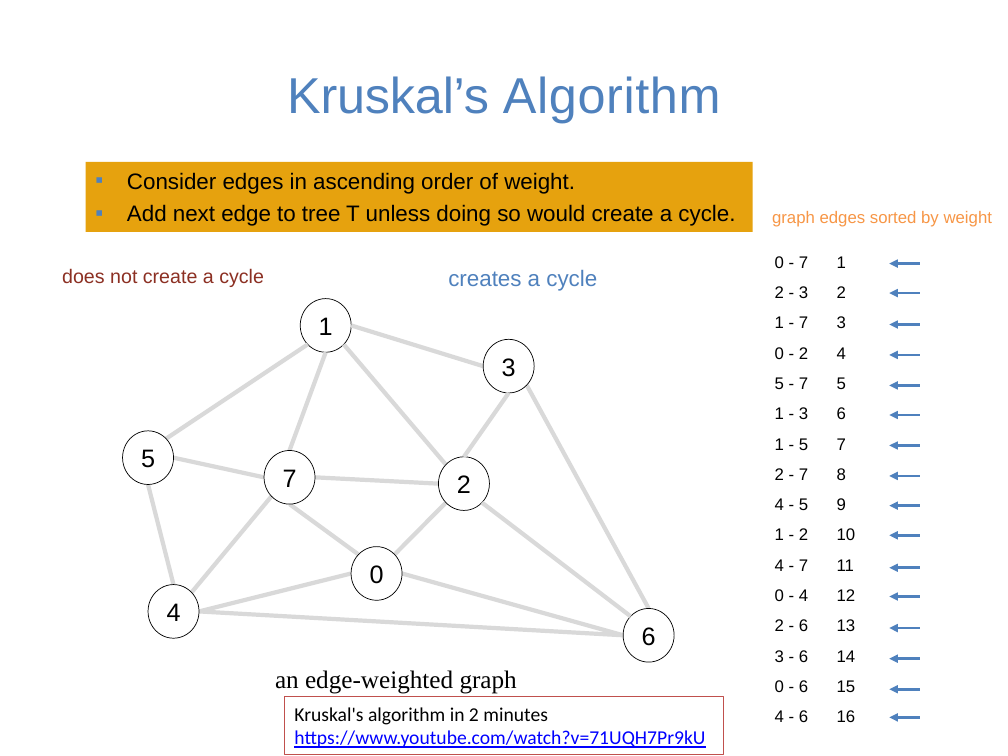
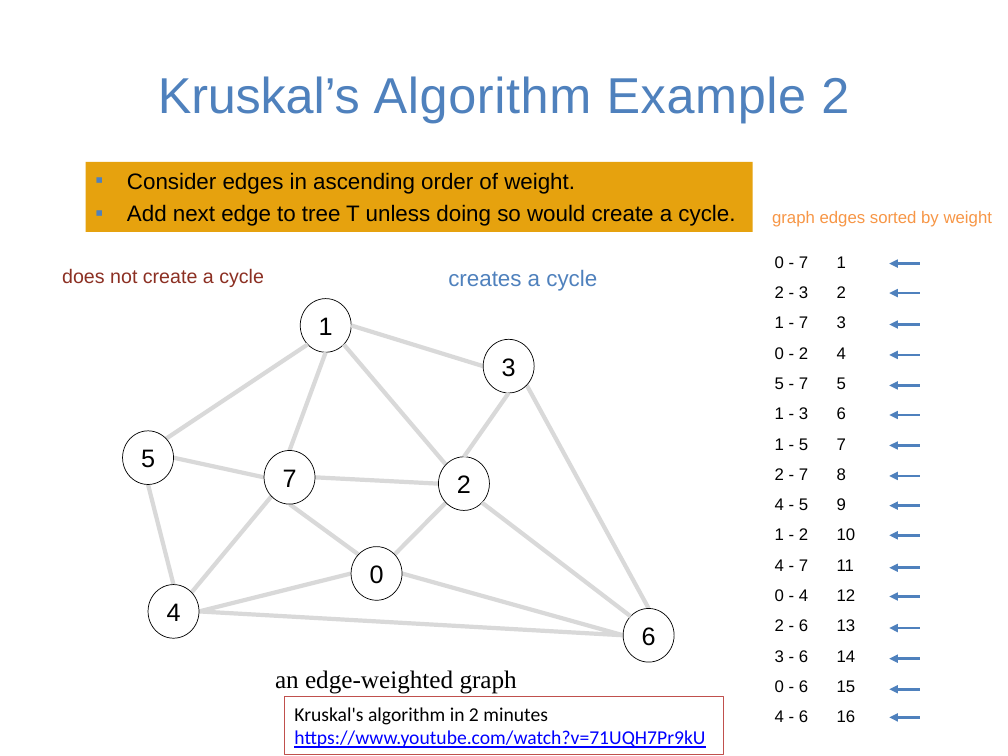
Before and after one commit to guhofstra/CSC111Fa25, a slide deck: slide 21 of PPTs/Lecture 12-minimum spanning trees.pptx (slide 5 before the commit). Drawn at 1008x756 pixels with LibreOffice and Linux fonts; fonts in the diff are those of the drawing. Boxes give left, top, right and bottom in pixels: in the first picture for what was removed or moved away, otherwise in the second. Text is boxed around its words. In the diff, an @@ line names an element or a change of style, - is before the commit and + after.

```diff
--- a/PPTs/Lecture 12-minimum spanning trees.pptx
+++ b/PPTs/Lecture 12-minimum spanning trees.pptx
@@ title at bbox=[158, 76, 849, 123]: text changed @@
-Kruskal’s Algorithm
+Kruskal’s Algorithm Example 2
```
Also in this commit, not shown: 3 other slides changed, 16 slides added, 3 other files.
